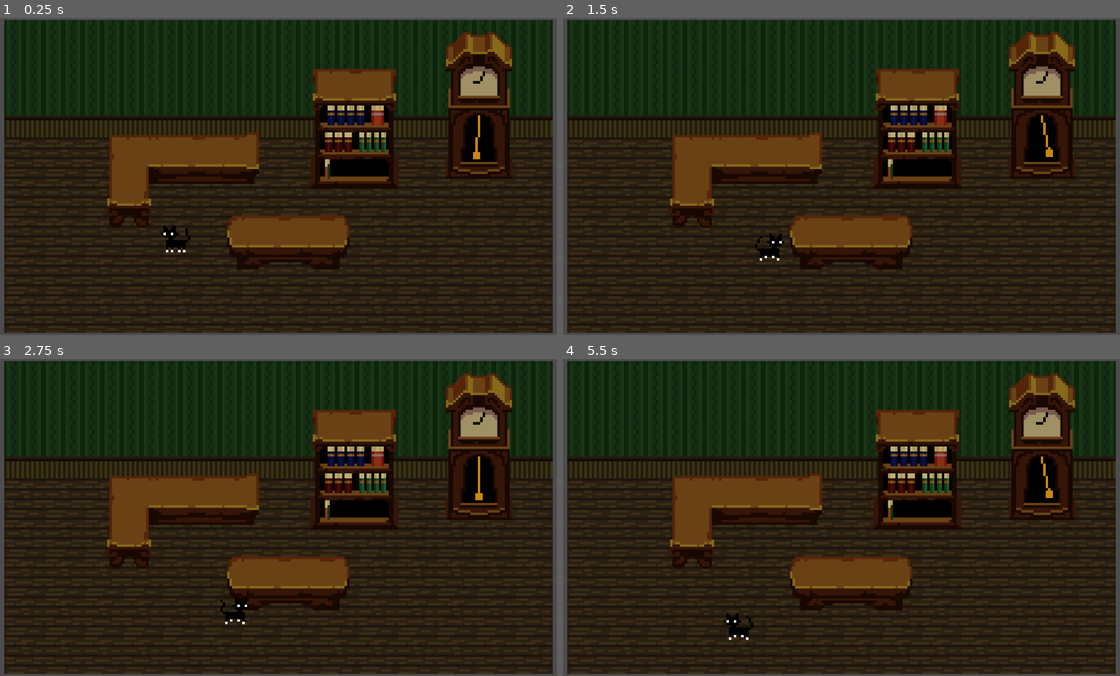
Above: before the commit, frames 1-4 (two rows, left to right).
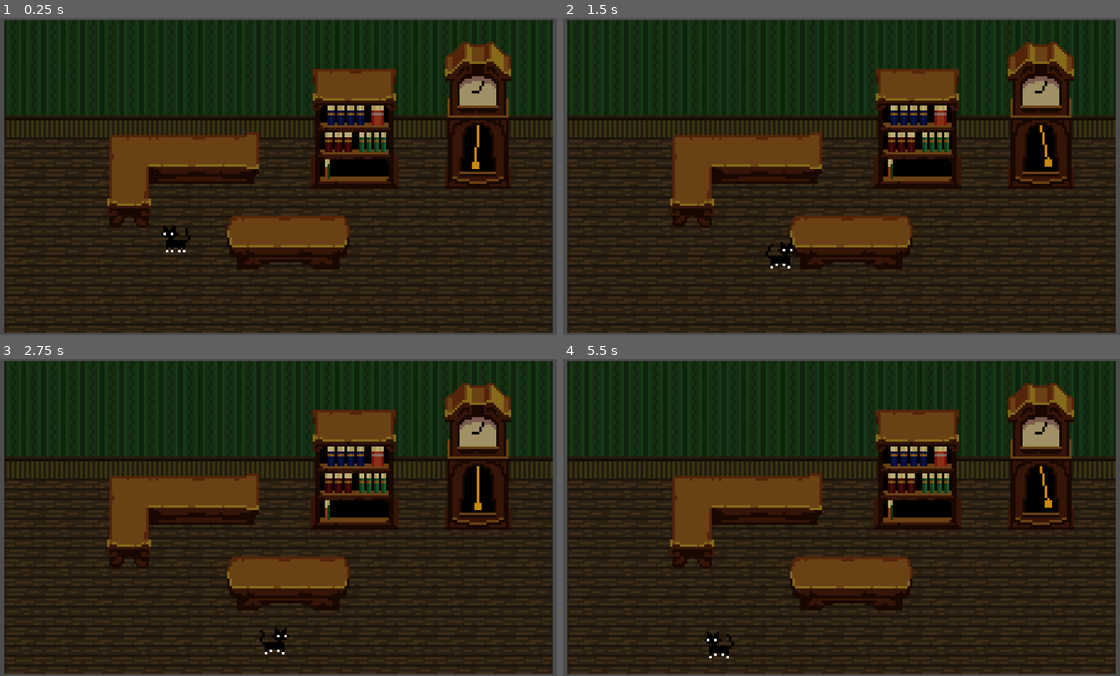
Above: after the commit, the same moments.

Repository: mderla/godot-cat-lab
Game: Godot game, scene res://scenes/lab.tscn
The game is run twice, just before and just after one commit, with the same random seed, the same clock (stepped at 60 frames per second) and the same inputs. Sound files missing from this copy of the repository are replaced by a short silence.
Inputs:
- Up to frame 1 (0.25 s): no input
- Up to frame 2 (1.5 s): tap Enter at 0.5 s; hold D (right) 0.53-1.28 s; hold S (down) from 1.28 s (still down)
- Up to frame 3 (2.75 s): release S (down) at 2.03 s; hold D (right) from 2.03 s (still down)
- Up to frame 4 (5.5 s): release D (right) at 2.78 s; hold W (up) 2.78-3.53 s; tap Space at 3.5 s; hold A (left) 3.53-5.03 s; hold S (down) from 5.03 s (still down)

The runs differ from the first frame. In frame 1, 2.7% of the frame differs, in the area x 79-93%, y 4-54%; in frame 2, 3.1%; in frame 3, 3.1%; in frame 4, 3.2%, in the area x 25-93%, y 4-95%.

Commit message:
Added icon

Diff:
--- a/project.godot
+++ b/project.godot
@@ -13,7 +13,7 @@
 config/name="Lab Cat"
 run/main_scene="res://scenes/lab.tscn"
 config/features=PackedStringArray("4.3", "Forward Plus")
-config/icon="res://icon.svg"
+config/icon="res://icon.png"
 
 [audio]
 
--- a/scenes/clock.tscn
+++ b/scenes/clock.tscn
@@ -54,17 +54,17 @@
 [node name="Clock" type="StaticBody2D"]
 
 [node name="Sprite2D" type="Sprite2D" parent="."]
-position = Vector2(0, -25)
+position = Vector2(-0.5, -21)
 texture = ExtResource("1_x5bci")
 region_enabled = true
 region_rect = Rect2(50, 29, 27, 60)
 
 [node name="CollisionShape2D" type="CollisionShape2D" parent="."]
-position = Vector2(0, -2)
+position = Vector2(-0.5, 2)
 shape = SubResource("RectangleShape2D_o0xcu")
 
 [node name="AnimatedSprite2D" type="AnimatedSprite2D" parent="."]
-position = Vector2(0, -11.5)
+position = Vector2(-0.5, -7.5)
 sprite_frames = SubResource("SpriteFrames_j27sj")
 animation = &"pendulum swing"
 autoplay = "pendulum swing"
@@ -72,7 +72,7 @@
 script = ExtResource("3_xvrxk")
 
 [node name="PendulumSound" type="AudioStreamPlayer2D" parent="."]
-position = Vector2(0, -19)
+position = Vector2(-0.5, -15)
 stream = ExtResource("3_s71ou")
 autoplay = true
 bus = &"Sound Effercts"
--- a/scripts/cat.gd
+++ b/scripts/cat.gd
@@ -1,7 +1,7 @@
 extends CharacterBody2D
 
 
-const SPEED = 1000.0
+const SPEED = 2000.0
 
 @onready var animated_sprite_2d: AnimatedSprite2D = $AnimatedSprite2D
 @onready var timer: Timer = $Timer
Binary file added: icon.png
Not shown, added: icon.png.import
